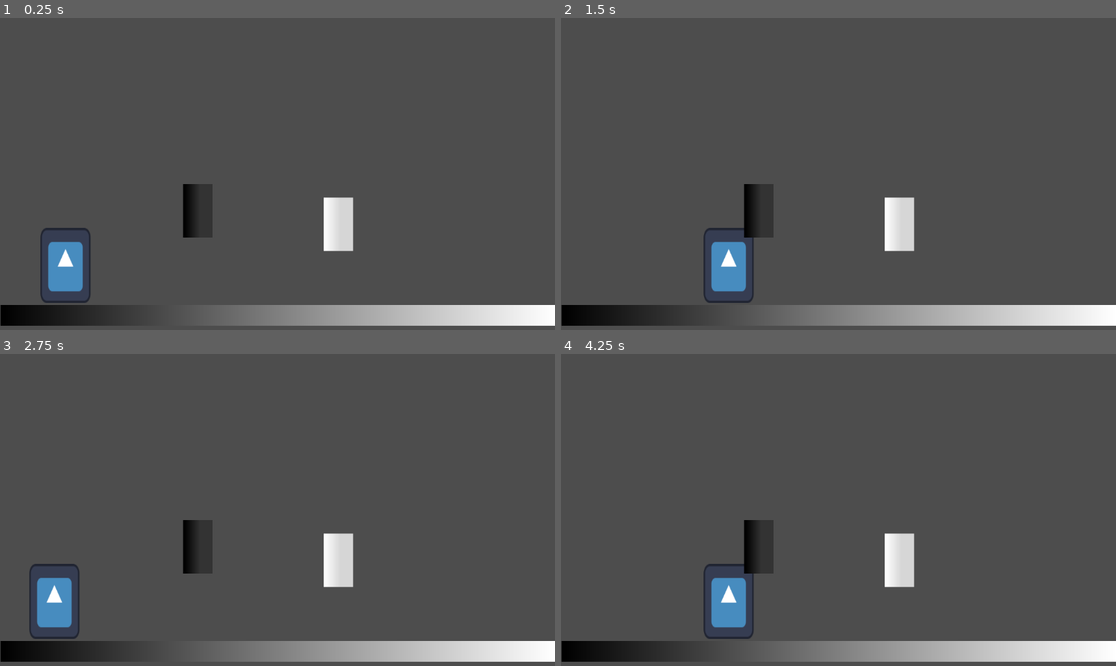
Above: before the commit, frames 1-4 (two rows, left to right).
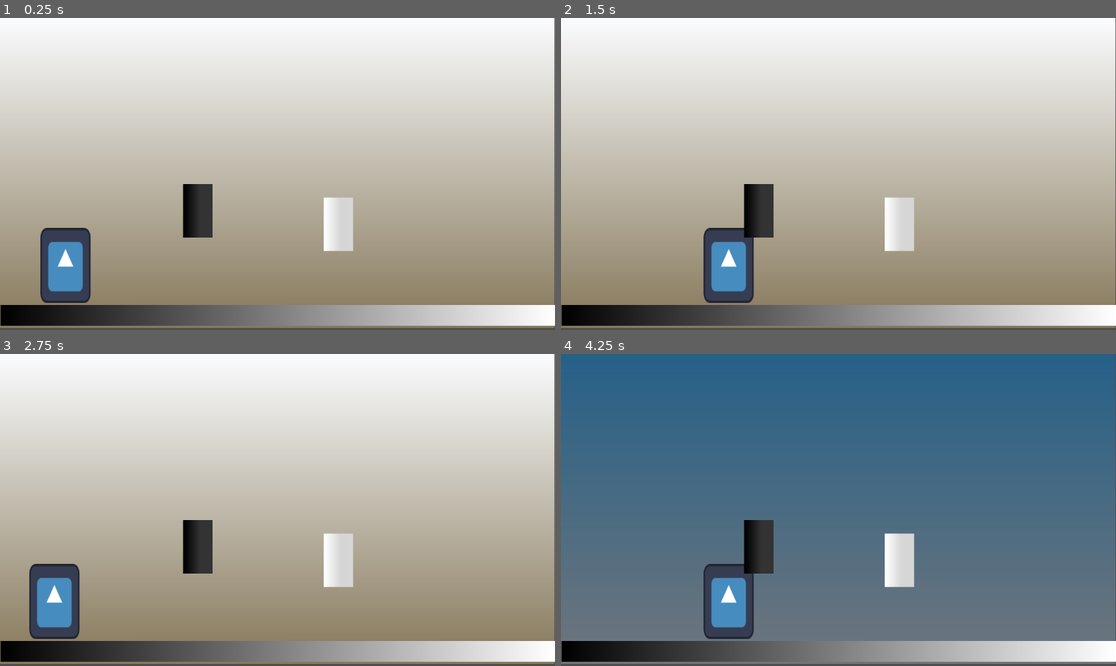
Above: after the commit, the same moments.

Repository: hugoc7/AbyssGameJam
Game: Godot game, scene res://levels/level1.tscn
The game is run twice, just before and just after one commit, with the same random seed, the same clock (stepped at 60 frames per second) and the same inputs. Before the commit the project starts from res://levels/main.tscn. The engine's default icon, where the game draws it, is replaced by a stand-in: a white triangle on a blue panel in a dark square.
Inputs:
- Up to frame 1 (0.25 s): no input
- Up to frame 2 (1.5 s): tap Enter (ui_accept) at 0.5, 0.77 s; hold Right (ui_right) from 0.53 s (still down)
- Up to frame 3 (2.75 s): tap Enter (ui_accept) at 1.52 s; release Right (ui_right) at 2.03 s; hold Left (ui_left) from 2.03 s (still down)
- Up to frame 4 (4.25 s): release Left (ui_left) at 2.78 s; hold Right (ui_right) from 2.78 s (still down); tap Enter (ui_accept) at 3.02, 3.77 s; tap C (debug_switch_level_color, bound only after the commit) at 4.15 s

The runs differ from the first frame. In frame 1, 89% of the frame differs, in the area x 0-100%, y 0-100%; in frame 2, 89%; in frame 3, 89%; in frame 4, 89%.

Commit message:
add background switch light

Diff:
--- /dev/null
+++ b/background/background.gd
@@ -0,0 +1,16 @@
+@tool
+extends Sprite2D
+
+
+@export var default_color = Enums.LightColor.WHITE
+@export var dark_texture : Texture2D
+@export var light_texture : Texture2D
+
+func _ready():
+	update_color(default_color)
+
+func update_color(color: Enums.LightColor):
+	if color == Enums.LightColor.WHITE:
+		set_texture(light_texture)
+	elif color == Enums.LightColor.BLACK:
+		set_texture(dark_texture)
--- /dev/null
+++ b/background/bkg_dark.tres
@@ -0,0 +1,8 @@
+[gd_resource type="GradientTexture1D" load_steps=2 format=3 uid="uid://chskkiuolcqd6"]
+
+[sub_resource type="Gradient" id="Gradient_126gc"]
+offsets = PackedFloat32Array(0, 0.982143)
+colors = PackedColorArray(0.149969, 0.380677, 0.53611, 1, 0.4312, 0.46158, 0.49, 1)
+
+[resource]
+gradient = SubResource("Gradient_126gc")
--- /dev/null
+++ b/background/bkg_light.tres
@@ -0,0 +1,8 @@
+[gd_resource type="GradientTexture1D" load_steps=2 format=3 uid="uid://dl4qnp8j0q2fs"]
+
+[sub_resource type="Gradient" id="Gradient_126gc"]
+offsets = PackedFloat32Array(0, 0.982143)
+colors = PackedColorArray(0.985293, 0.992438, 0.998166, 1, 0.531204, 0.475884, 0.361521, 1)
+
+[resource]
+gradient = SubResource("Gradient_126gc")
--- a/enemy/enemy_contact.gd
+++ b/enemy/enemy_contact.gd
@@ -1,13 +1,14 @@
+@tool
 extends CharacterBody2D
 
-enum LightColor {WHITE, BLACK}
 
-@export var color = LightColor.WHITE
+
+@export var color = Enums.LightColor.WHITE
 @export var white_texture : Texture2D
 @export var black_texture : Texture2D
 
 func _ready():
-	if color == LightColor.WHITE:
-		$Sprite2D.texture = white_texture
-	elif color == LightColor.BLACK:
+	if color == Enums.LightColor.WHITE:
+		$Sprite2D.set_texture(white_texture)
+	elif color == Enums.LightColor.BLACK:
 		$Sprite2D.set_texture(black_texture)
--- /dev/null
+++ b/game_manager/game_manager.gd
@@ -0,0 +1,20 @@
+extends Node
+
+var level_color_state = Enums.LightColor.WHITE
+
+func _switch_color():
+	if level_color_state == Enums.LightColor.WHITE:
+		level_color_state = Enums.LightColor.BLACK
+	else:
+		level_color_state = Enums.LightColor.WHITE
+	$Background.update_color(level_color_state)
+
+# Called when the node enters the scene tree for the first time.
+func _ready():
+	pass # Replace with function body.
+
+
+# Called every frame. 'delta' is the elapsed time since the previous frame.
+func _process(delta):
+	if Input.is_action_just_pressed("debug_switch_level_color"):
+		_switch_color()
--- /dev/null
+++ b/levels/level1.tscn
@@ -0,0 +1,49 @@
+[gd_scene load_steps=10 format=3 uid="uid://dfj3b7cqiibqm"]
+
+[ext_resource type="Script" path="res://game_manager/game_manager.gd" id="1_et40t"]
+[ext_resource type="Texture2D" uid="uid://dl4qnp8j0q2fs" path="res://background/bkg_light.tres" id="1_sc2p4"]
+[ext_resource type="Script" path="res://background/background.gd" id="2_ir2ia"]
+[ext_resource type="Texture2D" uid="uid://chskkiuolcqd6" path="res://background/bkg_dark.tres" id="3_nmii0"]
+[ext_resource type="PackedScene" uid="uid://ck8o5v52wgvf6" path="res://player/player.tscn" id="4_4egl6"]
+[ext_resource type="PackedScene" uid="uid://cbe8prr8x1r0m" path="res://enemy/enemy_contact.tscn" id="5_mowys"]
+
+[sub_resource type="RectangleShape2D" id="RectangleShape2D_w26nm"]
+size = Vector2(1152, 43)
+
+[sub_resource type="Gradient" id="Gradient_p06mu"]
+
+[sub_resource type="GradientTexture1D" id="GradientTexture1D_gf473"]
+gradient = SubResource("Gradient_p06mu")
+
+[node name="Level" type="Node2D"]
+script = ExtResource("1_et40t")
+
+[node name="Background" type="Sprite2D" parent="."]
+position = Vector2(575, 320.764)
+rotation = 1.5708
+scale = Vector2(2.52317, 1152.3)
+texture = ExtResource("1_sc2p4")
+script = ExtResource("2_ir2ia")
+dark_texture = ExtResource("3_nmii0")
+light_texture = ExtResource("1_sc2p4")
+
+[node name="Ground" type="StaticBody2D" parent="."]
+position = Vector2(577, 617.5)
+
+[node name="Collider" type="CollisionShape2D" parent="Ground"]
+shape = SubResource("RectangleShape2D_w26nm")
+debug_color = Color(0.572549, 0.454902, 0.823529, 0.419608)
+
+[node name="Sprite2D" type="Sprite2D" parent="Ground"]
+scale = Vector2(4.49609, 43)
+texture = SubResource("GradientTexture1D_gf473")
+
+[node name="Player" parent="." instance=ExtResource("4_4egl6")]
+position = Vector2(136, 489)
+
+[node name="EnemyContact" parent="." instance=ExtResource("5_mowys")]
+position = Vector2(411, 401)
+color = 1
+
+[node name="EnemyContact2" parent="." instance=ExtResource("5_mowys")]
+position = Vector2(703, 429)
--- a/levels/main.tscn
+++ /dev/null
@@ -1,35 +0,0 @@
-[gd_scene load_steps=6 format=3 uid="uid://dfj3b7cqiibqm"]
-
-[ext_resource type="PackedScene" uid="uid://ck8o5v52wgvf6" path="res://player/player.tscn" id="1_i6v4o"]
-[ext_resource type="PackedScene" uid="uid://cbe8prr8x1r0m" path="res://enemy/enemy_contact.tscn" id="2_e6cbe"]
-
-[sub_resource type="RectangleShape2D" id="RectangleShape2D_w26nm"]
-size = Vector2(1152, 43)
-
-[sub_resource type="Gradient" id="Gradient_p06mu"]
-
-[sub_resource type="GradientTexture1D" id="GradientTexture1D_gf473"]
-gradient = SubResource("Gradient_p06mu")
-
-[node name="Main" type="Node2D"]
-
-[node name="Sol" type="StaticBody2D" parent="."]
-position = Vector2(577, 617.5)
-
-[node name="Collider" type="CollisionShape2D" parent="Sol"]
-shape = SubResource("RectangleShape2D_w26nm")
-debug_color = Color(0.572549, 0.454902, 0.823529, 0.419608)
-
-[node name="Sprite2D" type="Sprite2D" parent="Sol"]
-scale = Vector2(4.49609, 43)
-texture = SubResource("GradientTexture1D_gf473")
-
-[node name="Player" parent="." instance=ExtResource("1_i6v4o")]
-position = Vector2(136, 489)
-
-[node name="EnemyContact" parent="." instance=ExtResource("2_e6cbe")]
-position = Vector2(411, 401)
-color = 1
-
-[node name="EnemyContact2" parent="." instance=ExtResource("2_e6cbe")]
-position = Vector2(703, 429)
--- a/project.godot
+++ b/project.godot
@@ -11,6 +11,18 @@
 [application]
 
 config/name="Exit Nightmare"
-run/main_scene="res://levels/main.tscn"
+run/main_scene="res://levels/level1.tscn"
 config/features=PackedStringArray("4.2", "Forward Plus")
 config/icon="res://icon.svg"
+
+[autoload]
+
+Enums="*res://singletons/enums.gd"
+
+[input]
+
+debug_switch_level_color={
+"deadzone": 0.5,
+"events": [Object(InputEventKey,"resource_local_to_scene":false,"resource_name":"","device":-1,"window_id":0,"alt_pressed":false,"shift_pressed":false,"ctrl_pressed":false,"meta_pressed":false,"pressed":false,"keycode":0,"physical_keycode":67,"key_label":0,"unicode":99,"echo":false,"script":null)
+]
+}
--- /dev/null
+++ b/singletons/enums.gd
@@ -0,0 +1,5 @@
+extends Node
+
+
+
+enum LightColor {WHITE, BLACK}
